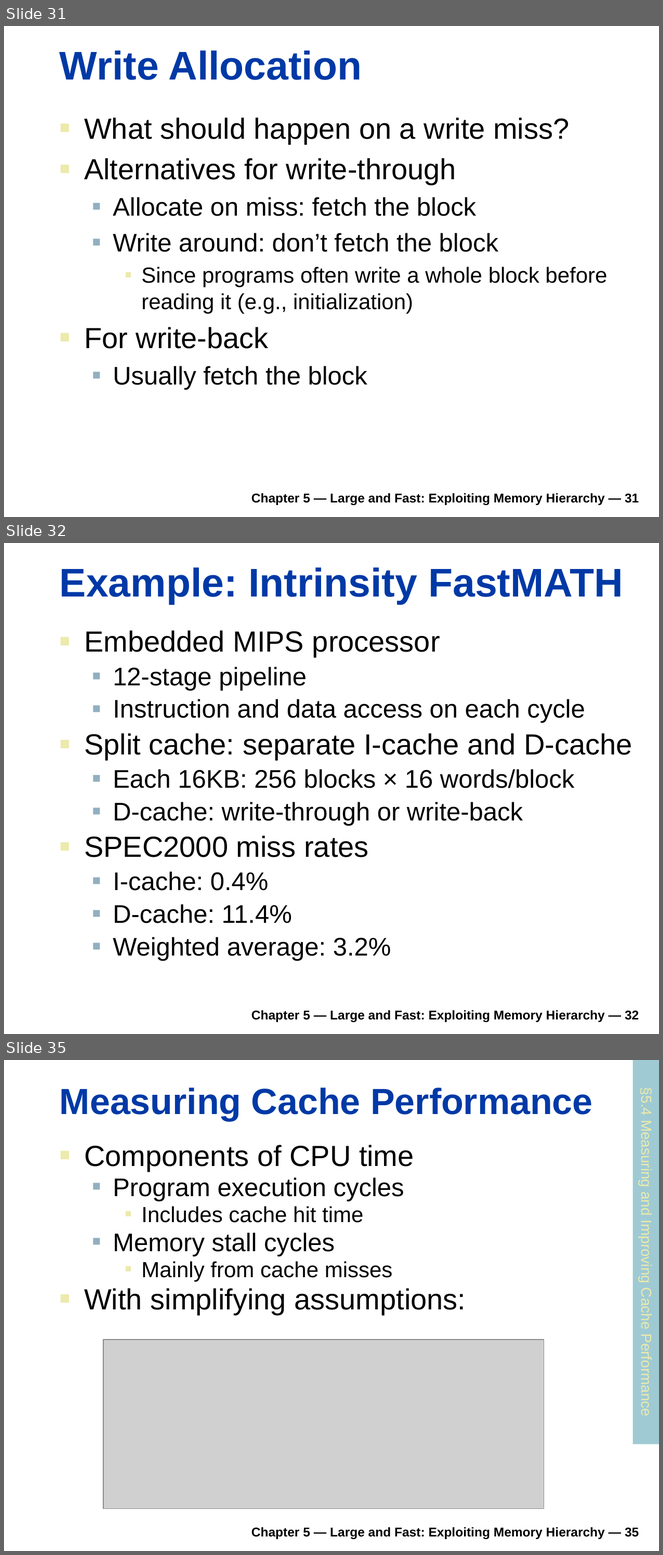
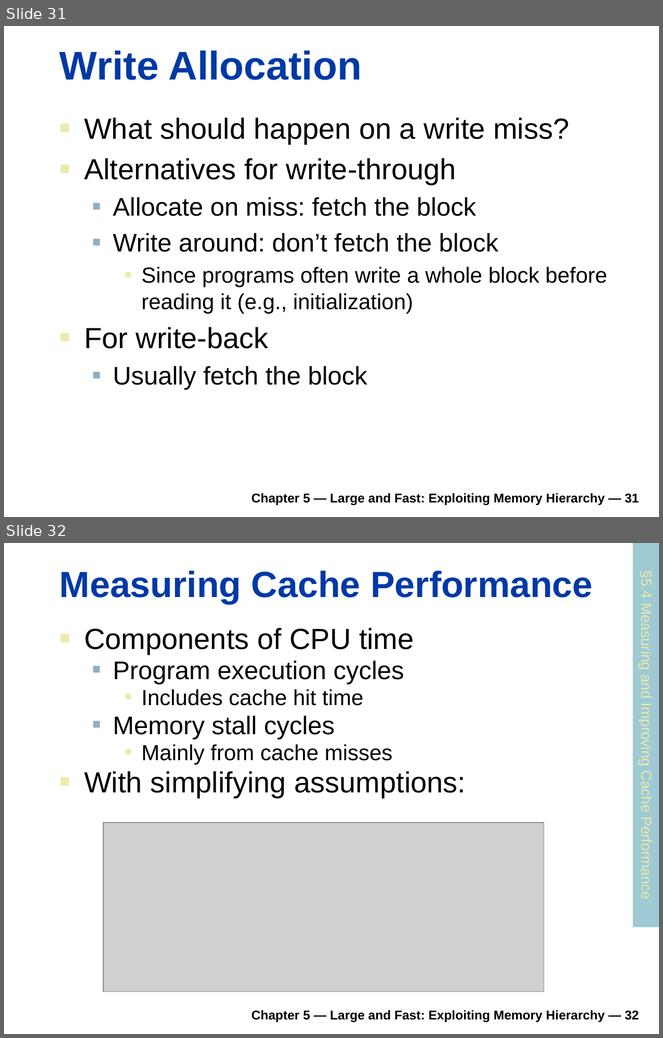
Before and after one commit to rifatshahriyar/rifatshahriyar.github.io, a slide deck: files/CSE305/CSE305_Chapter_5.pptx. Shown one above the other, each under a label of ours: slides 31, 32 and 35 before the commit, slides 31 and 32 after it; the slides between them are not shown. The pictures are 663x1555 and 663x1038 pixels, drawn with LibreOffice and Linux fonts; fonts in the diff are those of the drawing; grey boxes stand for pictures. Boxes give left, top, right and bottom in pixels: in the first picture for what was removed or moved away, otherwise in the second. Text is boxed around its words. In the diff, an @@ line names an element or a change of style, - is before the commit and + after.

Commit message:
CSE 305 Chapter 5

```diff
--- a/files/CSE305/CSE305_Chapter_5.pptx
+++ b/files/CSE305/CSE305_Chapter_5.pptx
@@ slide 32 removed at <box>4,543,659,1034</box>, background #FFFFFF @@
@@ title removed at <box>60,567,623,604</box> @@
-Example: Intrinsity FastMATH
@@ text removed at <box>84,630,633,961</box> @@
-■ Embedded MIPS processor
-  ■ 12-stage pipeline
-  ■ Instruction and data access on each cycle
-■ Split cache: separate I-cache and D-cache
-  ■ Each 16KB: 256 blocks × 16 words/block
-  ■ D-cache: write-through or write-back
-■ SPEC2000 miss rates
-  ■ I-cache: 0.4%
-  ■ D-cache: 11.4%
-  ■ Weighted average: 3.2%
@@ text removed at <box>252,1010,639,1022</box> @@
-Chapter 5 — Large and Fast: Exploiting Memory Hierarchy — 32
@@ what was slide 35 is now slide 32 @@
@@ text at <box>252,1010,639,1022</box>: text changed @@
-Chapter 5 — Large and Fast: Exploiting Memory Hierarchy — 35
+Chapter 5 — Large and Fast: Exploiting Memory Hierarchy — 32
```
Also in this commit, not shown: 2 other slides removed, 2 other files.
